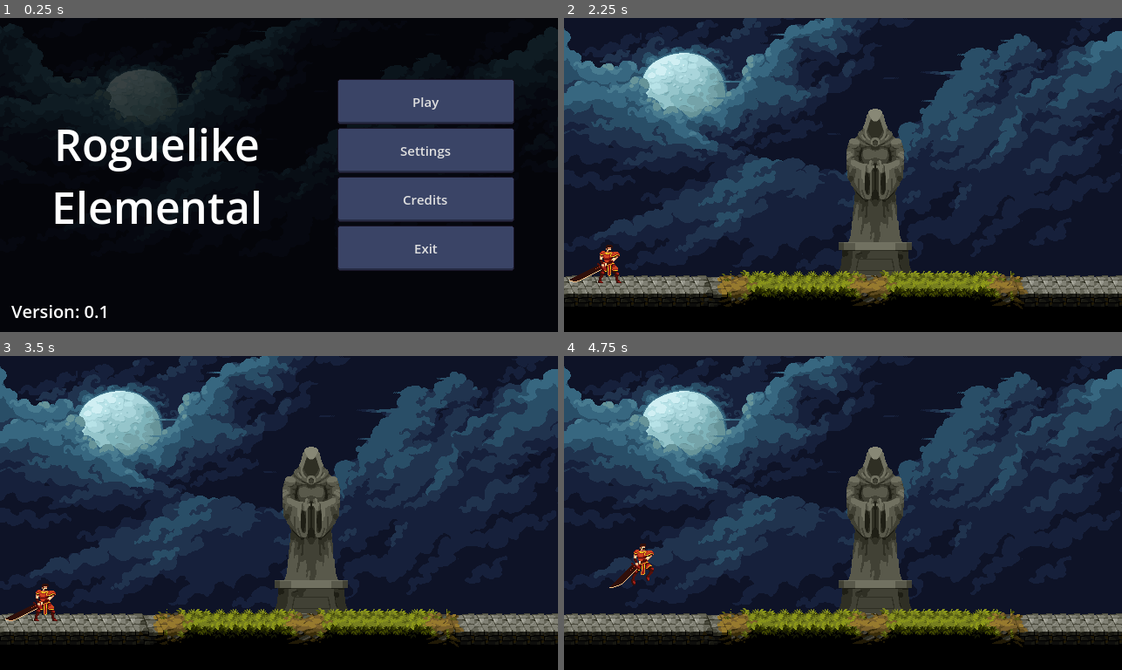
Above: before the commit, frames 1-4 (two rows, left to right).
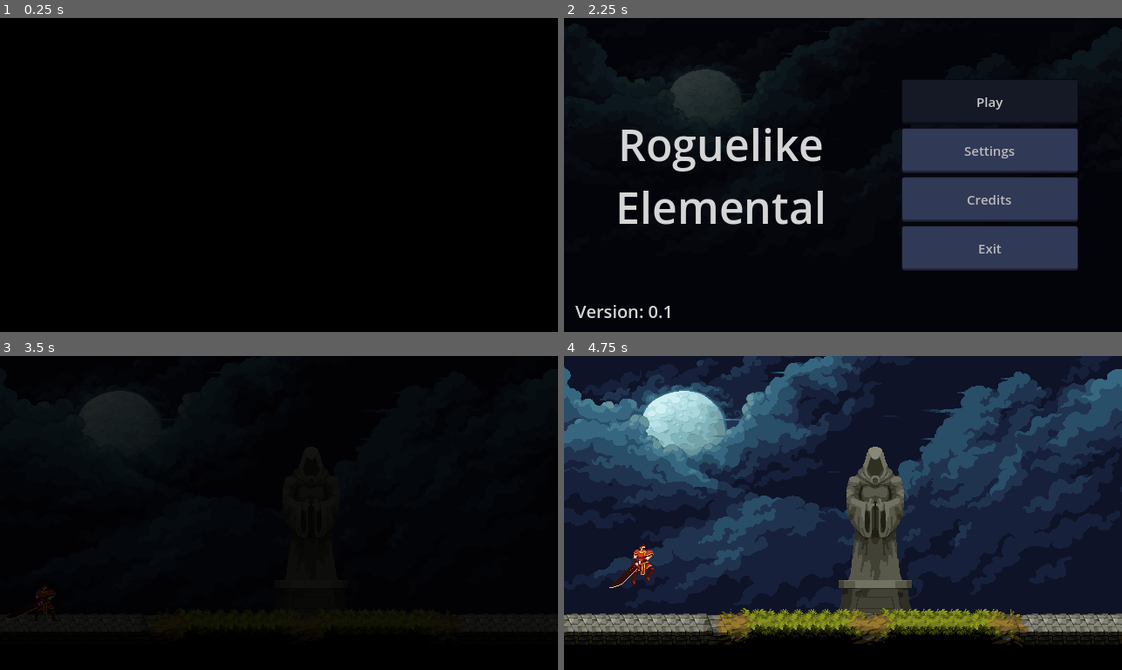
Above: after the commit, the same moments.

Repository: JulioEvencio/roguelike-elemental
Game: Godot game, scene res://scenes/screens/main_menu.tscn
Same seed, same stepped clock (60 frames per second), same inputs: the game is played once before the commit and once after it.
Inputs (mouse positions are in pixels of both pictures, inside the frame that each line leads up to):
- Up to frame 1 (0.25 s): no input
- Up to frame 2 (2.25 s): click "Settings" at 0.5 s; click "Credits" at 1.25 s; click "Play" at 2 s
- Up to frame 3 (3.5 s): click (424, 440) at 2.75 s, where only the run after the commit has a clickable "Play"
- Up to frame 4 (4.75 s): hold Right (move_right) from 3.53 s (still down); tap X (attack) at 3.6, 4.35 s; tap Z (jump) at 3.77, 4.52 s

The runs differ from the first frame. In frame 1, 33% of the frame differs, in the area x 0-100%, y 0-96%; in frame 2, 83%; in frame 3, 89%, in the area x 0-100%, y 0-93%; in frame 4, nothing differs.

Commit message:
added: transition

Diff:
--- a/Roguelike Elemental/project.godot
+++ b/Roguelike Elemental/project.godot
@@ -14,6 +14,10 @@
 run/main_scene="res://scenes/screens/main_menu.tscn"
 config/features=PackedStringArray("4.2", "GL Compatibility")
 config/icon="res://icon.svg"
+
+[autoload]
+
+Transition="*res://scenes/transitions/transition.tscn"
 
 [display]
 
--- /dev/null
+++ b/Roguelike Elemental/scenes/transitions/transition.tscn
@@ -0,0 +1,74 @@
+[gd_scene load_steps=6 format=3 uid="uid://c4hk33y3vqy8d"]
+
+[ext_resource type="Script" path="res://scripts/transitions/transition.gd" id="1_unvjc"]
+
+[sub_resource type="Animation" id="Animation_len3q"]
+length = 0.001
+tracks/0/type = "value"
+tracks/0/imported = false
+tracks/0/enabled = true
+tracks/0/path = NodePath("ColorRect:color")
+tracks/0/interp = 1
+tracks/0/loop_wrap = true
+tracks/0/keys = {
+"times": PackedFloat32Array(0),
+"transitions": PackedFloat32Array(1),
+"update": 0,
+"values": [Color(0, 0, 0, 1)]
+}
+
+[sub_resource type="Animation" id="Animation_1gqpy"]
+resource_name = "fade_in"
+tracks/0/type = "value"
+tracks/0/imported = false
+tracks/0/enabled = true
+tracks/0/path = NodePath("ColorRect:color")
+tracks/0/interp = 1
+tracks/0/loop_wrap = true
+tracks/0/keys = {
+"times": PackedFloat32Array(0, 1),
+"transitions": PackedFloat32Array(1, 1),
+"update": 0,
+"values": [Color(0, 0, 0, 0), Color(0, 0, 0, 1)]
+}
+
+[sub_resource type="Animation" id="Animation_r005s"]
+resource_name = "fade_out"
+tracks/0/type = "value"
+tracks/0/imported = false
+tracks/0/enabled = true
+tracks/0/path = NodePath("ColorRect:color")
+tracks/0/interp = 1
+tracks/0/loop_wrap = true
+tracks/0/keys = {
+"times": PackedFloat32Array(0, 0.3, 1),
+"transitions": PackedFloat32Array(1, 1, 1),
+"update": 0,
+"values": [Color(0, 0, 0, 1), Color(0, 0, 0, 1), Color(0, 0, 0, 0)]
+}
+
+[sub_resource type="AnimationLibrary" id="AnimationLibrary_k8msp"]
+_data = {
+"RESET": SubResource("Animation_len3q"),
+"fade_in": SubResource("Animation_1gqpy"),
+"fade_out": SubResource("Animation_r005s")
+}
+
+[node name="Transition" type="CanvasLayer"]
+script = ExtResource("1_unvjc")
+
+[node name="ColorRect" type="ColorRect" parent="."]
+anchors_preset = 15
+anchor_right = 1.0
+anchor_bottom = 1.0
+grow_horizontal = 2
+grow_vertical = 2
+mouse_filter = 2
+color = Color(0, 0, 0, 1)
+
+[node name="AnimationPlayer" type="AnimationPlayer" parent="."]
+libraries = {
+"": SubResource("AnimationLibrary_k8msp")
+}
+
+[connection signal="animation_finished" from="AnimationPlayer" to="." method="_on_animation_player_animation_finished"]
--- a/Roguelike Elemental/scripts/screens/main_menu.gd
+++ b/Roguelike Elemental/scripts/screens/main_menu.gd
@@ -1,13 +1,25 @@
 class_name MainMenu extends Control
 
-func _on_play_pressed() -> void:
+func _play() -> void:
 	get_tree().change_scene_to_file("res://scenes/game/game.tscn")
 
-func _on_settings_pressed() -> void:
+func _settings() -> void:
 	pass
 
-func _on_credits_pressed() -> void:
+func _credits() -> void:
 	pass
 
+func _exit() -> void:
+	get_tree().quit()
+
+func _on_play_pressed() -> void:
+	Transition.start(func(): _play())
+
+func _on_settings_pressed() -> void:
+	Transition.start(func(): _settings())
+
+func _on_credits_pressed() -> void:
+	Transition.start(func(): _credits())
+
 func _on_exit_pressed() -> void:
-	get_tree().quit()
+	Transition.start(func(): _exit())
--- /dev/null
+++ b/Roguelike Elemental/scripts/transitions/transition.gd
@@ -0,0 +1,21 @@
+extends CanvasLayer
+
+var _lambda: Callable
+
+@onready var _animation_player: AnimationPlayer = get_node("AnimationPlayer")
+
+func _ready() -> void:
+	_animation_player.play("fade_out")
+
+func start(callable: Callable) -> void:
+	_lambda = callable
+	_animation_player.play("fade_in")
+
+func _call_lambda() -> void:
+	_lambda.call()
+	_animation_player.play("fade_out")
+
+func _on_animation_player_animation_finished(anim_name: String) -> void:
+	match anim_name:
+		"fade_in":
+			call_deferred("_call_lambda")
